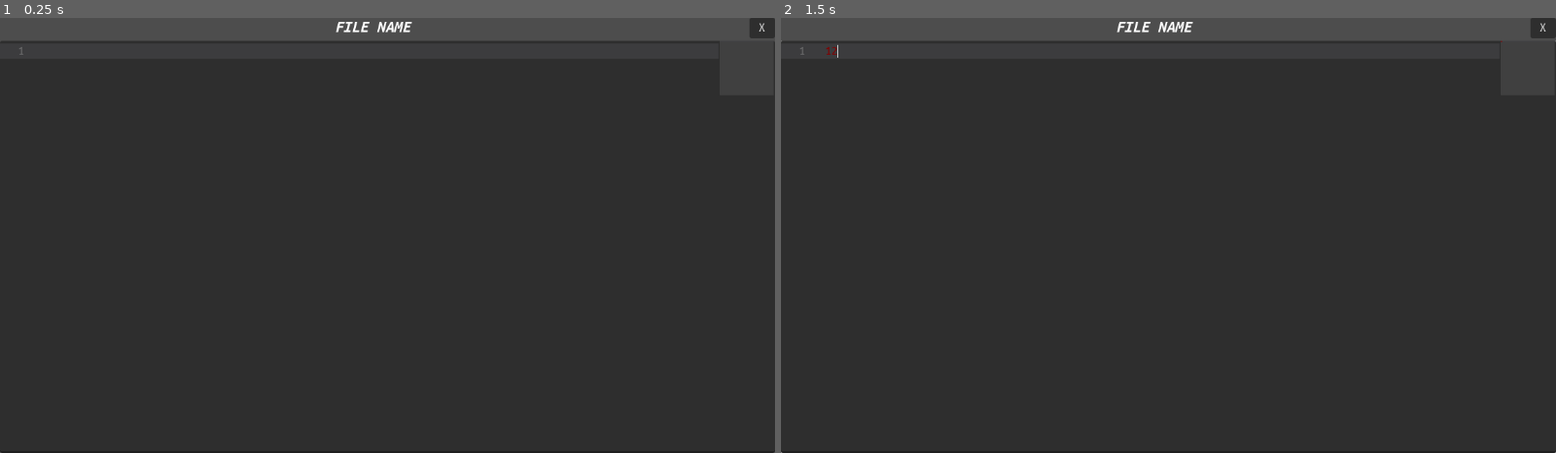
Above: before the commit, frames 1-2 (left to right).
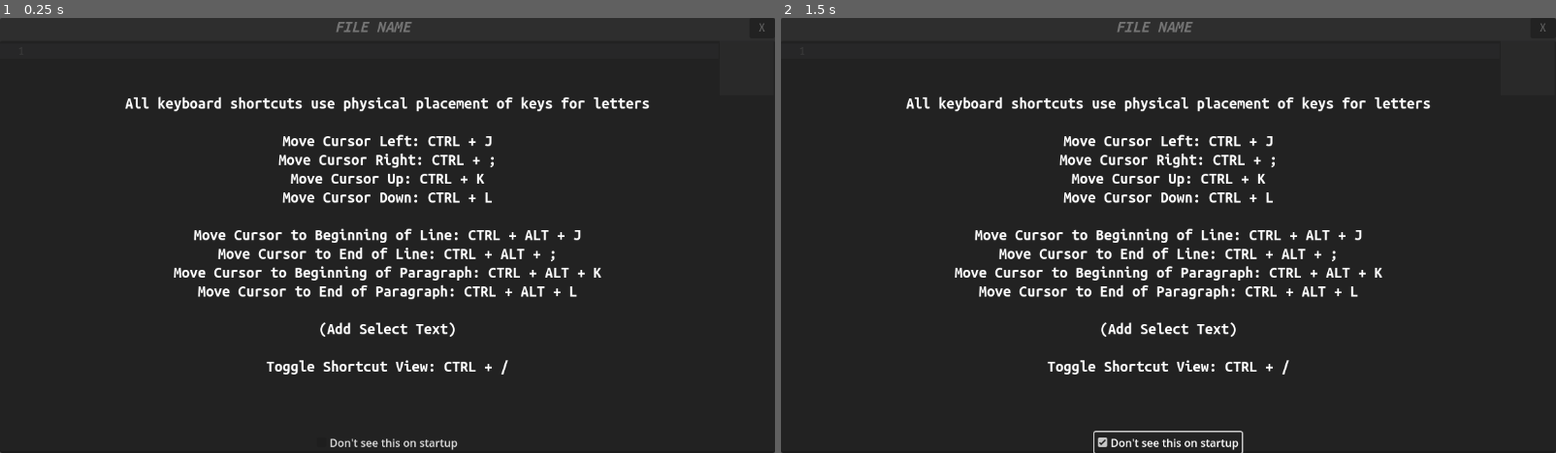
Above: after the commit, the same moments.

Repository: A4R7bluep/AzriaEditor
Game: Godot game, scene res://root.tscn
Two runs of this game, one before a commit and one after it. Both use one fixed random seed, a clock stepped at 60 frames per second and the inputs below.
Inputs (mouse positions are in pixels of both pictures, inside the frame that each line leads up to):
- Up to frame 1 (0.25 s): no input
- Up to frame 2 (1.5 s): click (1168, 248) at 0.52 s; type "12" at 0.6 s; click (1168, 444) at 1.25 s, where only the run after the commit has a clickable "Don't see this on startup"

The runs differ from the first frame. In frame 1, 9.6% of the frame differs, in the area x 0-100%, y 0-100%; in frame 2, 9.7%.

Commit message:
added shortcuts panel

Diff:
--- a/project.godot
+++ b/project.godot
@@ -89,3 +89,8 @@
 "events": [Object(InputEventKey,"resource_local_to_scene":false,"resource_name":"","device":-1,"window_id":0,"command_o …(185 unchanged characters)…
 ]
 }
+help={
+"deadzone": 0.5,
+"events": [Object(InputEventKey,"resource_local_to_scene":false,"resource_name":"","device":-1,"window_id":0,"command_or_control_autoremap":true,"alt_pressed":false,"shift_pressed":false,"pressed":false,"keycode":0,"physical_keycode":47,"key_label":0,"unicode":47,"location":0,"echo":false,"script":null)
+]
+}
--- a/root.gd
+++ b/root.gd
@@ -4,10 +4,21 @@
 @onready var richLabel = $BoxContainer/HBoxContainer/RichTextLabel
 @onready var codeEdit = $BoxContainer/CodeEdit
 @onready var timer = $Timer
+@onready var help = $CanvasLayer
+@onready var shortcutShow = $CanvasLayer/ShortcutPanel/MarginContainer/ShortcutShow
 
 var filePath = ""
 
 func _ready() -> void:
+	if FileAccess.file_exists("user://azria_editor.conf"):
+		var confFile = FileAccess.open("user://azria_editor.conf", FileAccess.READ)
+		var json = JSON.new()
+		var parseResult = json.parse(confFile.get_line())
+		if parseResult == OK:
+			var showHelp : bool = json.data["OpenShortcutOnStartup"]
+			shortcutShow.button_pressed = showHelp
+			help.visible = !showHelp
+
 	fileDialog.visible = true
 
 func _on_file_dialog_file_selected(path: String) -> void:
@@ -83,9 +94,13 @@
 		codeEdit.set_caret_line(endParaLine)
 		codeEdit.set_caret_column(codeEdit.get_first_non_whitespace_column(endParaLine))
 
+	if Input.is_action_just_pressed("help"):
+		var currentCol = codeEdit.get_caret_column()
+		var currentLine = codeEdit.get_caret_line()
+		codeEdit.remove_text(currentLine, max(currentCol - 1, 0), currentLine, currentCol)
 
-func _on_timer_timeout() -> void:
-	richLabel.text = "[center]%s[/center]" % filePath
+		help.visible = not help.visible
+
 
 func find_para_beginning(caretLine):
 	var fileRead = FileAccess.open(filePath, FileAccess.READ)
@@ -107,3 +122,16 @@
 			return i - 1
 
 	return lines.size() - 1
+
+func _on_shortcut_default_show_toggled(toggled_on: bool) -> void:
+	# only allows this to be saved
+	var confFile = FileAccess.open("user://azria_editor.conf", FileAccess.WRITE)
+	if confFile != null:
+		var jsonString = JSON.stringify({"OpenShortcutOnStartup": toggled_on})
+		confFile.store_line(jsonString)
+		confFile.close()
+	else:
+		print(FileAccess.get_open_error())
+
+func _on_timer_timeout() -> void:
+	richLabel.text = "[center]%s[/center]" % filePath
--- a/root.tscn
+++ b/root.tscn
@@ -1,8 +1,9 @@
-[gd_scene load_steps=6 format=3 uid="uid://bjcvrbhf5mg7e"]
+[gd_scene load_steps=8 format=3 uid="uid://bjcvrbhf5mg7e"]
 
 [ext_resource type="Script" path="res://root.gd" id="1_io7tx"]
 [ext_resource type="FontFile" uid="uid://dg0kdb1patb8t" path="res://fonts/Ubuntu_Mono/UbuntuMono-Regular.ttf" id="2_qauyc"]
 [ext_resource type="FontFile" uid="uid://b06ipbcnjy6e6" path="res://fonts/Ubuntu_Mono/UbuntuMono-BoldItalic.ttf" id="3_u7trg"]
+[ext_resource type="FontFile" uid="uid://bq4u243g71xud" path="res://fonts/Ubuntu_Mono/UbuntuMono-Bold.ttf" id="4_r8om0"]
 
 [sub_resource type="Theme" id="Theme_a5er8"]
 default_font = ExtResource("2_qauyc")
@@ -16,6 +17,10 @@
 keyword_colors = {
 "include": Color(1, 1, 0, 1)
 }
+
+[sub_resource type="LabelSettings" id="LabelSettings_ybxfr"]
+font = ExtResource("4_r8om0")
+font_size = 24
 
 [node name="Root" type="Control"]
 layout_mode = 3
@@ -95,6 +100,51 @@
 
 [node name="Timer" type="Timer" parent="."]
 
+[node name="CanvasLayer" type="CanvasLayer" parent="."]
+
+[node name="ShortcutPanel" type="Panel" parent="CanvasLayer"]
+anchors_preset = 15
+anchor_right = 1.0
+anchor_bottom = 1.0
+grow_horizontal = 2
+grow_vertical = 2
+
+[node name="MarginContainer" type="MarginContainer" parent="CanvasLayer/ShortcutPanel"]
+layout_mode = 1
+anchors_preset = 15
+anchor_right = 1.0
+anchor_bottom = 1.0
+grow_horizontal = 2
+grow_vertical = 2
+
+[node name="ShortcutLabel" type="Label" parent="CanvasLayer/ShortcutPanel/MarginContainer"]
+layout_mode = 2
+text = "All keyboard shortcuts use physical placement of keys for letters
+
+Move Cursor Left: CTRL + J
+Move Cursor Right: CTRL + ;
+Move Cursor Up: CTRL + K
+Move Cursor Down: CTRL + L
+
+Move Cursor to Beginning of Line: CTRL + ALT + J
+Move Cursor to End of Line: CTRL + ALT + ;
+Move Cursor to Beginning of Paragraph: CTRL + ALT + K
+Move Cursor to End of Paragraph: CTRL + ALT + L
+
+(Add Select Text)
+
+Toggle Shortcut View: CTRL + /"
+label_settings = SubResource("LabelSettings_ybxfr")
+horizontal_alignment = 1
+vertical_alignment = 1
+
+[node name="ShortcutShow" type="CheckBox" parent="CanvasLayer/ShortcutPanel/MarginContainer"]
+layout_mode = 2
+size_flags_horizontal = 4
+size_flags_vertical = 8
+text = "Don't see this on startup"
+
 [connection signal="pressed" from="BoxContainer/HBoxContainer/Close" to="." method="_on_close_pressed"]
 [connection signal="file_selected" from="FileDialog" to="." method="_on_file_dialog_file_selected"]
 [connection signal="timeout" from="Timer" to="." method="_on_timer_timeout"]
+[connection signal="toggled" from="CanvasLayer/ShortcutPanel/MarginContainer/ShortcutShow" to="." method="_on_shortcut_default_show_toggled"]
